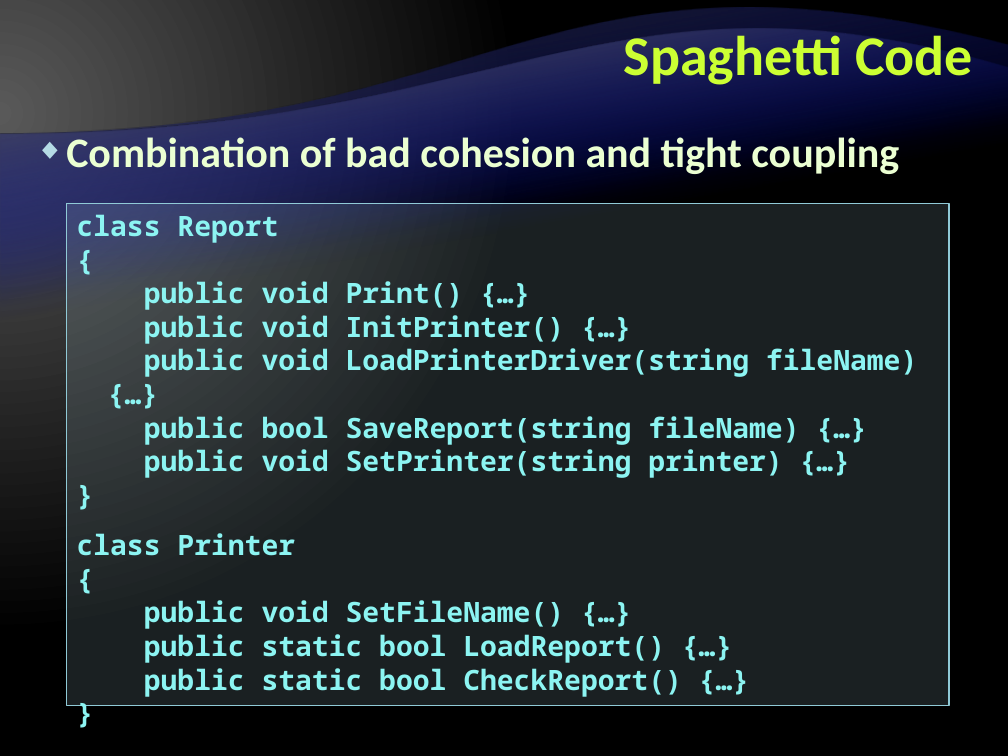
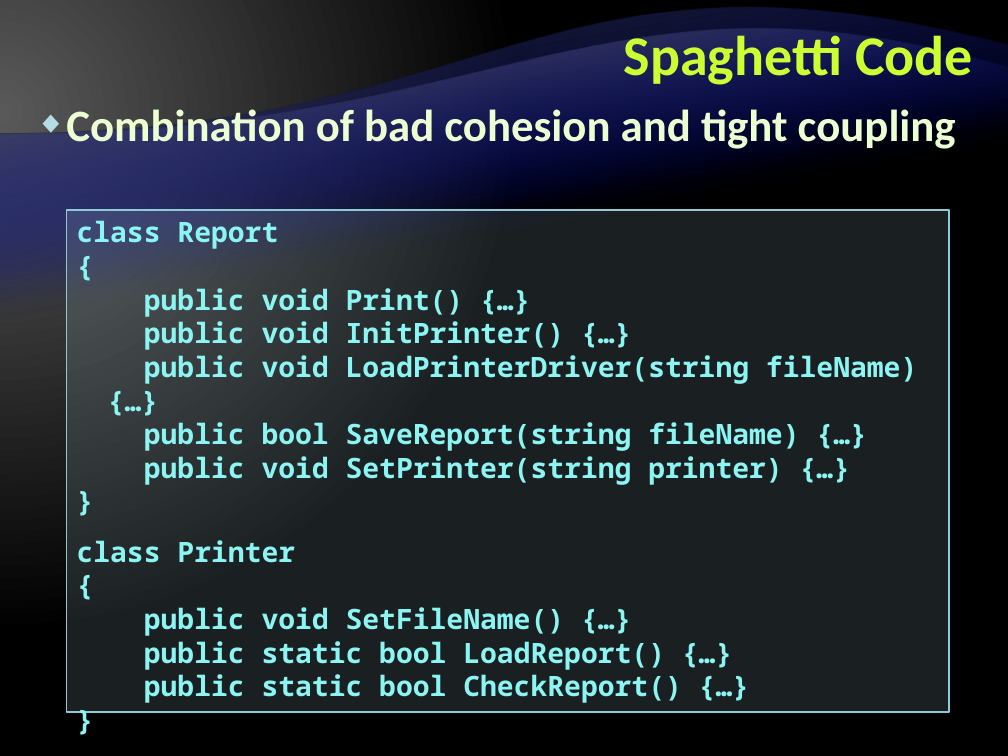
Before and after one commit to Graveheart/aspnetcourse, a slide deck: slide 76 of 2010/lectures/4. Object-Oriented Programming with CSharp.pptx. Drawn at 1008x756 pixels with LibreOffice and Linux fonts; fonts in the diff are those of the drawing; background and template pictures are left out. Boxes give left, top, right and bottom in pixels: in the first picture for what was removed or moved away, otherwise in the second. Text is boxed around its words. In the diff, an @@ line names an element or a change of style, - is before the commit and + after.

```diff
--- a/2010/lectures/4. Object-Oriented Programming with CSharp.pptx
+++ b/2010/lectures/4. Object-Oriented Programming with CSharp.pptx
@@ text "Combination of bad cohesion and ...": place and size @@
-text "Combination of bad cohesion and ..." at bbox=[66, 137, 899, 177]
+text "Combination of bad cohesion and ..." at bbox=[66, 104, 956, 153]
@@ text "Combination of bad cohesion and ..." at bbox=[66, 104, 956, 153]: size 30 to 32 pt @@
@@ rectangle "class Report": place and size @@
-rectangle "class Report" at bbox=[67, 204, 950, 706]
+rectangle "class Report" at bbox=[67, 210, 950, 712]
```
Also in this commit, not shown: 54 other slides changed.
